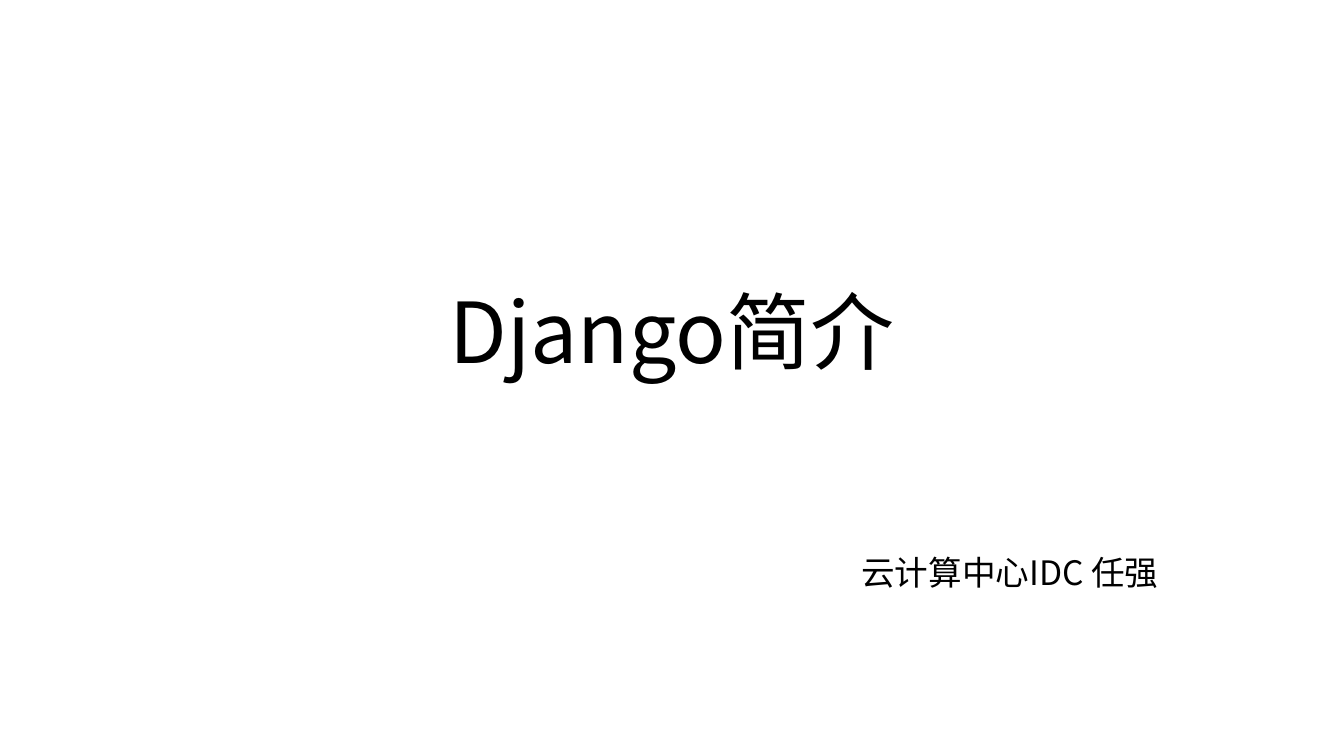
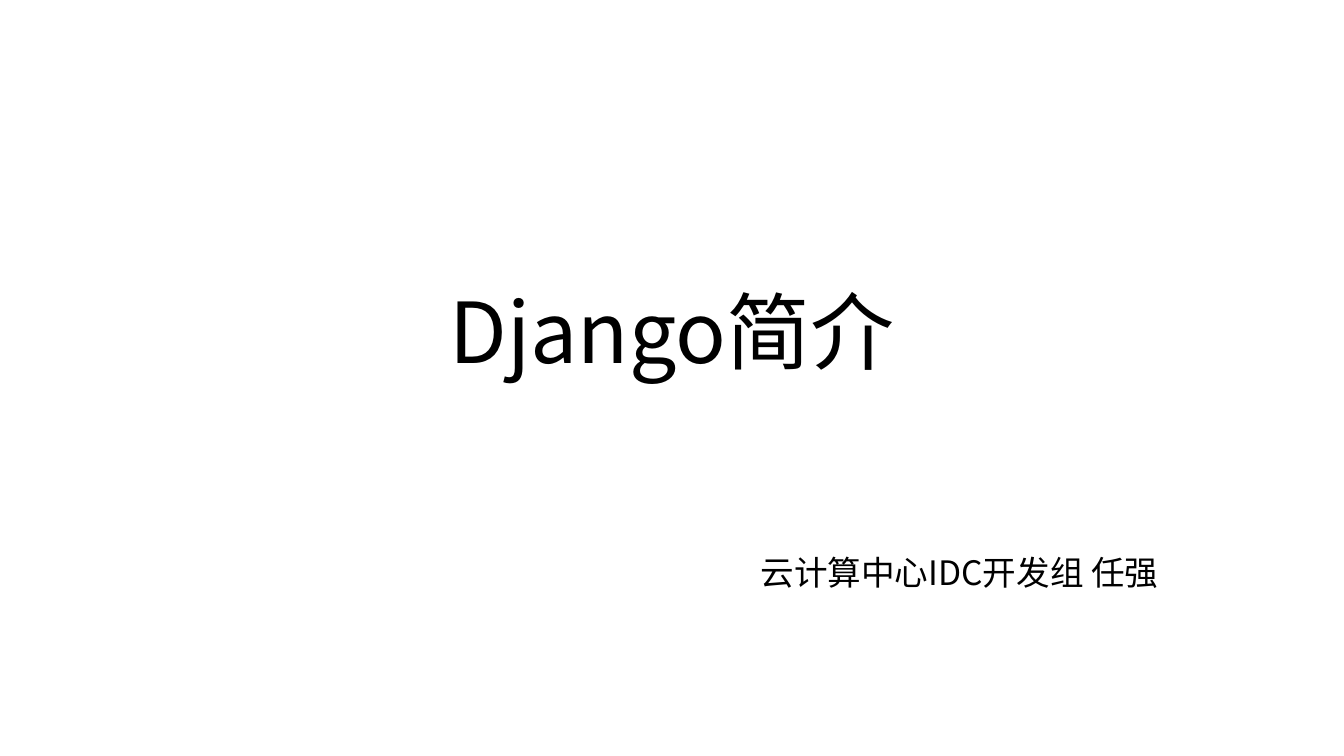
Before and after one commit to renqHIT/DemoQ, a slide deck: slide 1 of Django.pptx. Drawn at 1344x756 pixels with LibreOffice and Linux fonts; fonts in the diff are those of the drawing. Boxes give left, top, right and bottom in pixels: in the first picture for what was removed or moved away, otherwise in the second. Text is boxed around its words. In the diff, an @@ line names an element or a change of style, - is before the commit and + after.

```diff
--- a/Django.pptx
+++ b/Django.pptx
@@ subtitle at (760,556,1158,588): text changed @@
-云计算中心IDC 任强
+云计算中心IDC开发组 任强
```
Also in this commit, not shown: 8 other slides changed, 1 slide added, 1 slide removed, 4 other files.
